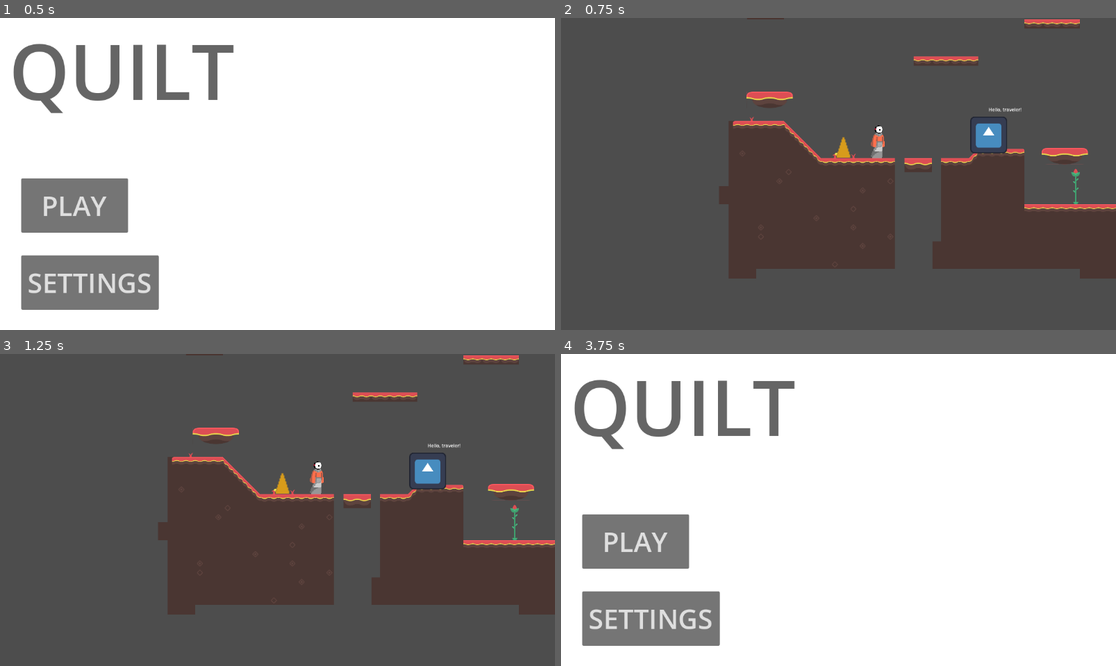
Above: before the commit, frames 1-4 (two rows, left to right).
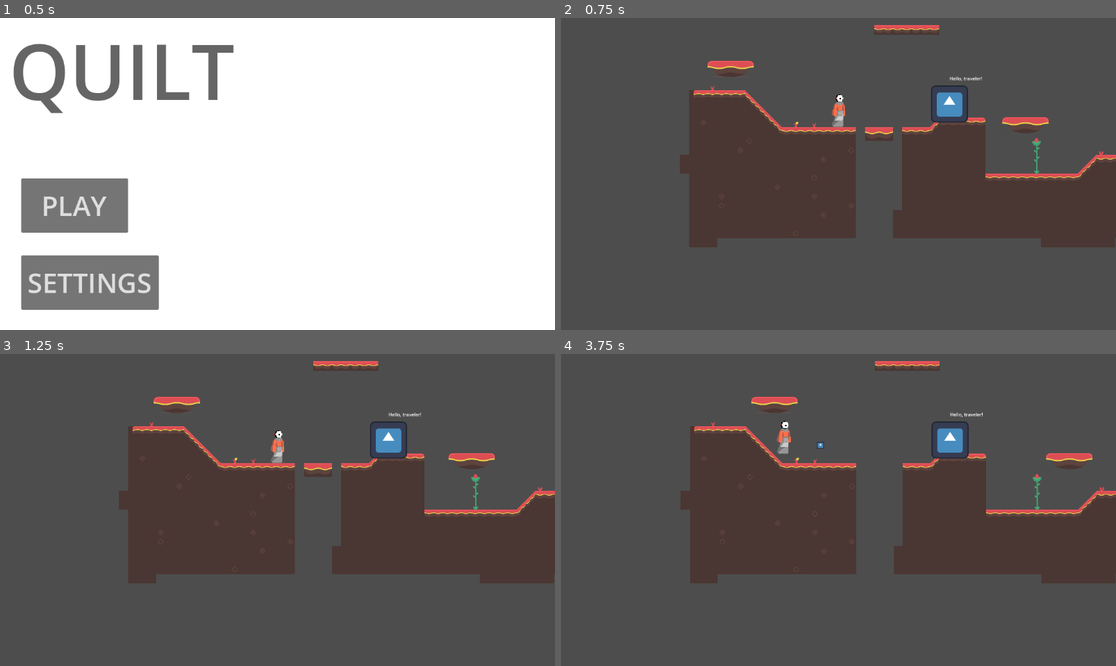
Above: after the commit, the same moments.

Repository: unsaltedkale/Quilt
Game: Godot game, scene res://Andy's Path/Scenes/AndyMain.tscn
The game is run twice, just before and just after one commit, with the same random seed, the same clock (stepped at 60 frames per second) and the same inputs. This scene is started directly instead of the project's main scene. The engine's default icon, where the game draws it, is replaced by a stand-in: a white triangle on a blue panel in a dark square.
Inputs (mouse positions are in pixels of both pictures, inside the frame that each line leads up to):
- Up to frame 1 (0.5 s): no input
- Up to frame 2 (0.75 s): click "PLAY" at 0.5 s
- Up to frame 3 (1.25 s): no input
- Up to frame 4 (3.75 s): tap Enter at 1.25 s; move the mouse to (960, 494) at 1.27 s; hold D (move_right) 1.28-2.78 s; tap F (fire_projectile) every 0.75 s from 1.35 to 3.6 s; click (960, 494) at 1.42 s; tap Space (jump) at 1.52, 2.27 s; move the mouse to (727, 525) at 2.02 s; move the mouse to (894, 441) at 2.77 s; hold A (move_left) 2.78-3.53 s; move the mouse to (810, 572) at 3.52 s; hold D (move_right) from 3.53 s (still down); click (810, 572) at 3.67 s

Frame 1 is identical in both runs. In frame 2, 22% of the frame differs, in the area x 21-100%, y 0-84%; in frame 3, 22%; in frame 4, 98%, in the area x 0-100%, y 0-100%.

Commit message:
Camera Almost Done

Diff:
--- a/Andy's Path/Scenes/AndyMain.tscn
+++ b/Andy's Path/Scenes/AndyMain.tscn
@@ -8,7 +8,6 @@
 [ext_resource type="PackedScene" uid="uid://dacoqwe3msj05" path="res://Elena/Scenes/movingplatform.tscn" id="6_6yeqv"]
 [ext_resource type="Script" uid="uid://btipl8qwvi5os" path="res://Andy's Path/Scripts/CameraController.gd" id="6_v7cp0"]
 [ext_resource type="PackedScene" uid="uid://bynaee88w7bws" path="res://Elena/Scenes/dissapearing_platform.tscn" id="7_whrfe"]
-[ext_resource type="PackedScene" uid="uid://b7d7v3oy8f5u3" path="res://Elena/Scenes/spike.tscn" id="8_e800t"]
 
 [sub_resource type="GDScript" id="GDScript_4c57u"]
 script/source = "extends Node2D
@@ -655,16 +654,6 @@
 position = Vector2(4232, 2293)
 scale = Vector2(2, 2)
 
-[node name="Camera2D" type="Camera2D" parent="Player"]
-position = Vector2(-135.5, -37)
-scale = Vector2(0.5, 0.5)
-zoom = Vector2(0.3, 0.3)
-limit_left = 841
-limit_top = 1590
-limit_right = 7780
-limit_bottom = 4340
-script = ExtResource("6_v7cp0")
-
 [node name="MovingPlatform" parent="." instance=ExtResource("6_6yeqv")]
 position = Vector2(5451, 2545)
 point_a = Vector2(5451, 2545)
@@ -678,9 +667,15 @@
 [node name="DissapearingPlatform" parent="." instance=ExtResource("7_whrfe")]
 position = Vector2(4513, 2608)
 
-[node name="StaticBody2D" parent="." instance=ExtResource("8_e800t")]
-position = Vector2(3994, 2469)
-
 [node name="Timer" type="Timer" parent="."]
 
+[node name="Camera2D" type="Camera2D" parent="."]
+position = Vector2(4231, 2275)
+zoom = Vector2(0.3, 0.3)
+limit_left = 2308
+limit_top = 1203
+limit_right = 6156
+limit_bottom = 3363
+script = ExtResource("6_v7cp0")
+
 [connection signal="timeout" from="Timer" to="." method="_on_timer_timeout"]
--- a/Andy's Path/Scripts/CameraController.gd
+++ b/Andy's Path/Scripts/CameraController.gd
@@ -1,12 +1,47 @@
 extends Camera2D
 
 var initialPosition
+var offset1 = 2
+
+var playerReference
+var screen_size
+var cameraTop
+var cameraBottom
+
+var initialTopLimit
+var initialBottomLimit
 
 func _ready() -> void:
-	initialPosition = self.position
+	initialPosition = self.global_position
+	screen_size = get_viewport().get_visible_rect().size
+	cameraTop = global_position.y + screen_size.y / 2
+	cameraBottom = global_position.y - screen_size.y / 2
+
+	playerReference = $"../Player"
+
+	initialTopLimit = self.limit_top
+	initialBottomLimit = self.limit_bottom
 
 func _process(delta: float) -> void:
-	print(self.position.y)
-	if self.position.y >= initialPosition.y + 10:
-		self.limit_top = self.limit_top + 10
-		self.limit_bottom = self.limit_bottom + 10
+	print(playerReference.position.x)
+
+	self.position.x = playerReference.position.x
+	self.limit_top = cameraTop
+
+	if playerReference.position.y >= initialTopLimit:
+		cameraTop = offset1 * initialTopLimit
+		initialTopLimit = self.limit_top
+
+
+
+
+
+
+
+	#if self.global_position.y >= offset1 * initialTopLimit:
+		#self.limit_top = initialTopLimit * offset1
+		#self.limit_bottom = initialBottomLimit * -offset1
+		#print("Limits expanded")
+	#elif self.global_position.y <= initialBottomLimit:
+		#self.limit_top = -offset1 * initialTopLimit
+		#self.limit_bottom = offset1 * initialBottomLimit
Not shown: 1 places in Andy's Path/Scenes/AndyMain.tscn that only renumber resources
